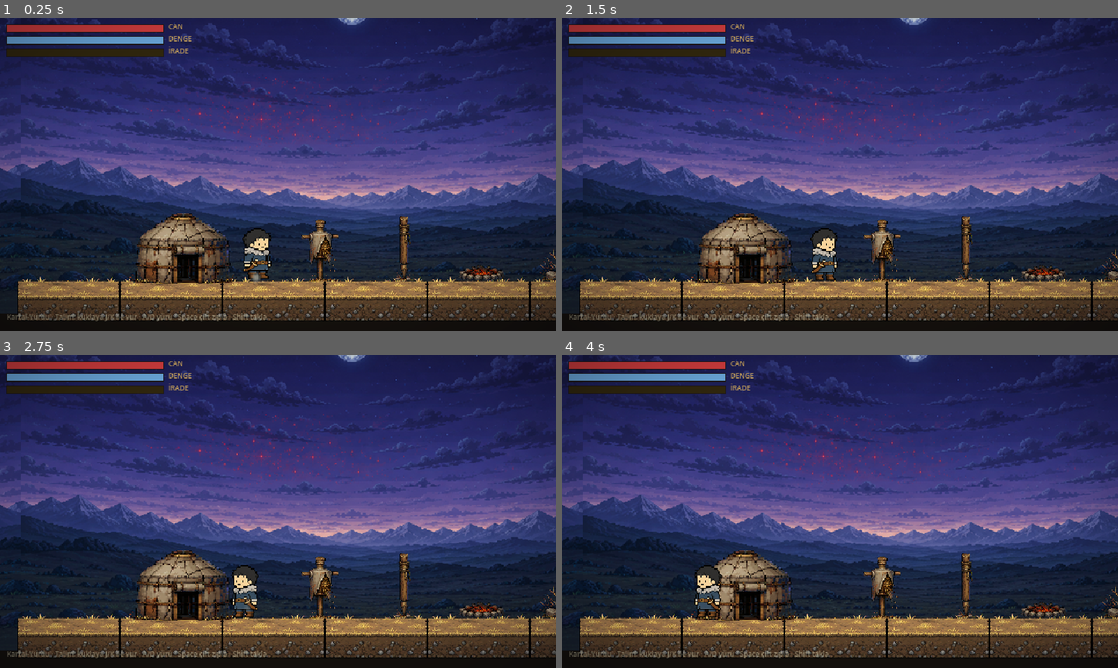
Above: before the commit, frames 1-4 (two rows, left to right).
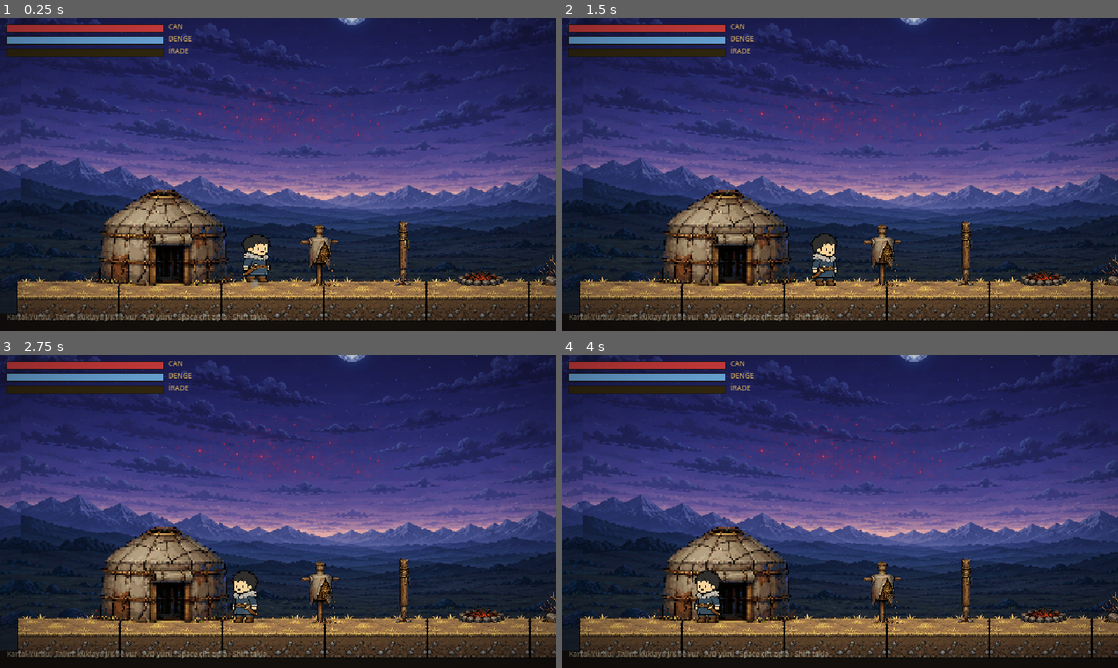
Above: after the commit, the same moments.

Repository: AhmetSoz/verridia
Game: Godot game, scene res://scenes/levels/kartal_yurdu.tscn
The game is run twice, just before and just after one commit, with the same random seed, the same clock (stepped at 60 frames per second) and the same inputs.
Inputs:
- Up to frame 1 (0.25 s): no input
- Up to frame 2 (1.5 s): tap S (egil) at 0.6 s; tap Enter at 1.25 s; tap D (hareket_sag) at 1.35 s
- Up to frame 3 (2.75 s): tap Space (zipla) at 2 s; tap A (hareket_sol) at 2.1 s
- Up to frame 4 (4 s): tap Shift (kacin) at 2.85 s; tap L (parry) at 3.6 s

The runs differ from the first frame. In frame 1, 10% of the frame differs, in the area x 3-100%, y 54-97%; in frame 2, 7.1%; in frame 3, 7.1%; in frame 4, 6.5%.

Commit message:
fix(oyun): kilic menzili + dusman icinden gecme + Togan batirma + cadir buyutme
- kilic hitbox menzili 32px->50px (icine girmeden vuruyorsun; test: 24/40/50px VUR, 60px menzil disi)
- Togan ve dusman ayni fizik katmaninda (2) -> govde carpismasi yok: takla ile/icinden gecilir
- Togan cim yuzeyine 6px daha basiyor (y=340), proplar+platformlar hizali
- cadir 1.9x (heybetli yurt, boyut cesitliligi)

Co-Authored-By: Claude Opus 4.8 <noreply@anthropic.com>

Diff:
--- a/game/scenes/characters/togan.tscn
+++ b/game/scenes/characters/togan.tscn
@@ -86,13 +86,13 @@
 size = Vector2(20, 44)
 
 [sub_resource type="RectangleShape2D" id="hitbox_sekil"]
-size = Vector2(28, 32)
+size = Vector2(46, 38)
 
 [sub_resource type="RectangleShape2D" id="hurtbox_sekil"]
 size = Vector2(18, 42)
 
 [node name="Togan" type="CharacterBody2D"]
-collision_layer = 1
+collision_layer = 2
 collision_mask = 1
 script = ExtResource("1_pt")
 
@@ -113,7 +113,7 @@
 azami_irade = 100.0
 
 [node name="Hitbox" type="Area2D" parent="."]
-position = Vector2(18, -24)
+position = Vector2(26, -24)
 script = ExtResource("3_hb")
 
 [node name="HitboxSekil" type="CollisionShape2D" parent="Hitbox"]
--- a/game/scenes/levels/kartal_yurdu.tscn
+++ b/game/scenes/levels/kartal_yurdu.tscn
@@ -78,37 +78,37 @@
 position = Vector2(-100, 330)
 
 [node name="ZeminC" type="CollisionShape2D" parent="Zemin"]
-position = Vector2(760, 364)
+position = Vector2(760, 370)
 shape = SubResource("zemin_col")
 
 [node name="Cadir" type="Sprite2D" parent="."]
 centered = false
-position = Vector2(28, 240)
-scale = Vector2(1.4, 1.4)
+position = Vector2(-16, 207)
+scale = Vector2(1.9, 1.9)
 texture = ExtResource("20")
 
 [node name="Kazik" type="Sprite2D" parent="."]
 centered = false
-position = Vector2(330, 260)
+position = Vector2(330, 266)
 texture = ExtResource("21")
 
 [node name="Ates" type="Sprite2D" parent="."]
 centered = false
-position = Vector2(408, 316)
+position = Vector2(408, 322)
 texture = ExtResource("22")
 
 [node name="Calilar1" type="Sprite2D" parent="."]
 centered = false
-position = Vector2(500, 297)
+position = Vector2(500, 303)
 texture = ExtResource("23")
 
 [node name="Calilar2" type="Sprite2D" parent="."]
 centered = false
-position = Vector2(1000, 297)
+position = Vector2(1000, 303)
 texture = ExtResource("23")
 
 [node name="Kukla" parent="." instance=ExtResource("6")]
-position = Vector2(250, 334)
+position = Vector2(250, 340)
 
 [node name="Platform1" type="StaticBody2D" parent="."]
 
@@ -118,7 +118,7 @@
 texture = ExtResource("11")
 
 [node name="C1" type="CollisionShape2D" parent="Platform1"]
-position = Vector2(770, 278)
+position = Vector2(770, 284)
 shape = SubResource("plat_b")
 
 [node name="Platform2" type="StaticBody2D" parent="."]
@@ -129,7 +129,7 @@
 texture = ExtResource("12")
 
 [node name="C2" type="CollisionShape2D" parent="Platform2"]
-position = Vector2(930, 228)
+position = Vector2(930, 234)
 shape = SubResource("plat_o")
 
 [node name="Platform3" type="StaticBody2D" parent="."]
@@ -140,7 +140,7 @@
 texture = ExtResource("13")
 
 [node name="C3" type="CollisionShape2D" parent="Platform3"]
-position = Vector2(1082, 177)
+position = Vector2(1082, 183)
 shape = SubResource("plat_k")
 
 [node name="Platform4" type="StaticBody2D" parent="."]
@@ -151,7 +151,7 @@
 texture = ExtResource("11")
 
 [node name="C4" type="CollisionShape2D" parent="Platform4"]
-position = Vector2(1280, 268)
+position = Vector2(1280, 274)
 shape = SubResource("plat_b")
 
 [node name="Togan" parent="." instance=ExtResource("2")]
--- a/game/scripts/movement/player_togan.gd
+++ b/game/scripts/movement/player_togan.gd
@@ -318,7 +318,7 @@
 		hitbox.hasar = hafif_hasar * (1.0 + 0.15 * _kombo_adim)  # kombo sonu daha sert
 		hitbox.denge_hasari = hafif_denge_hasari
 		_duruma_gec(Durum.HAFIF_SALDIRI)
-	hitbox.position.x = 18.0 * yon
+	hitbox.position.x = 26.0 * yon   # kılıç menzili (içine girmeden vurur)
 	velocity.x = 0.0
 	gorsel.play("agir" if agir else "hafif")
 	gorsel.set_frame_and_progress(0, 0.0)   # kombo için baştan
